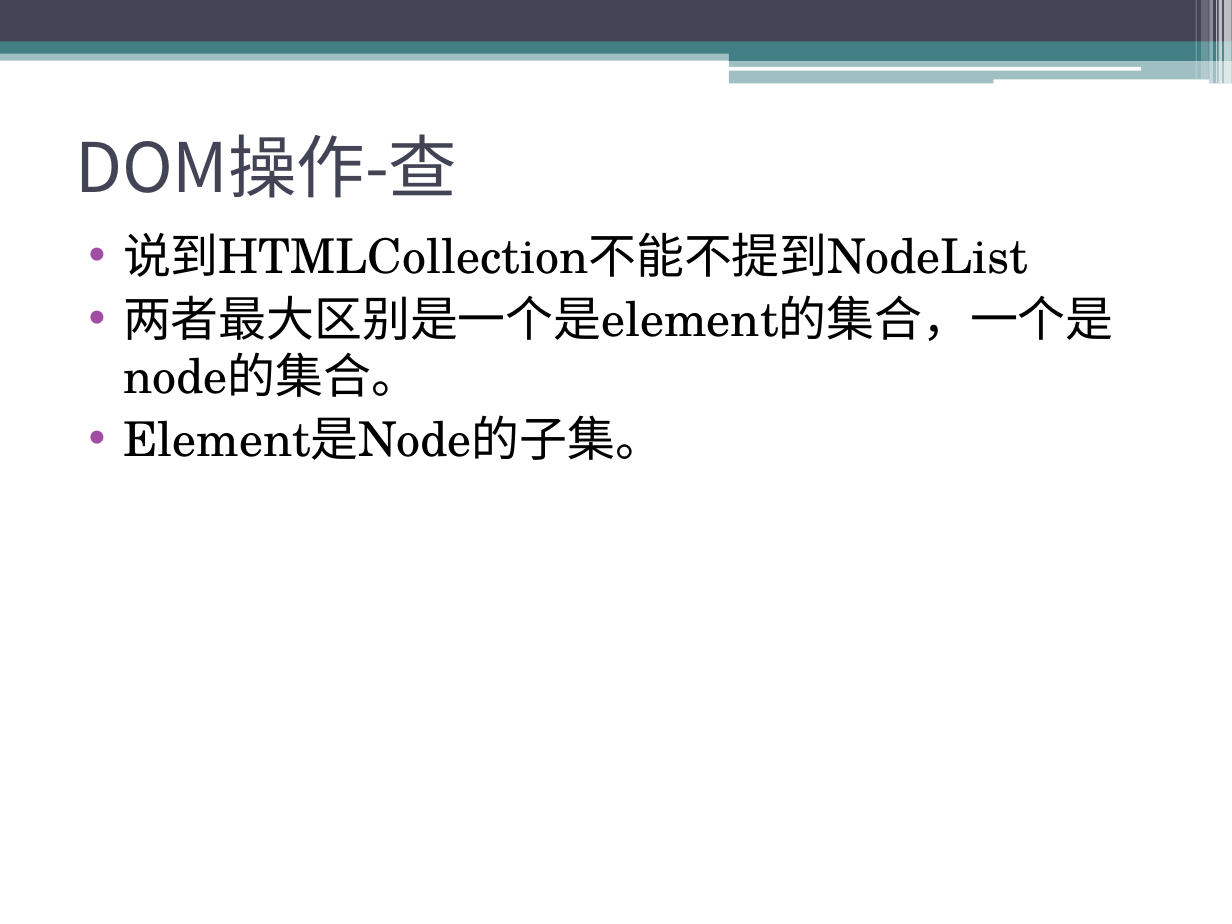
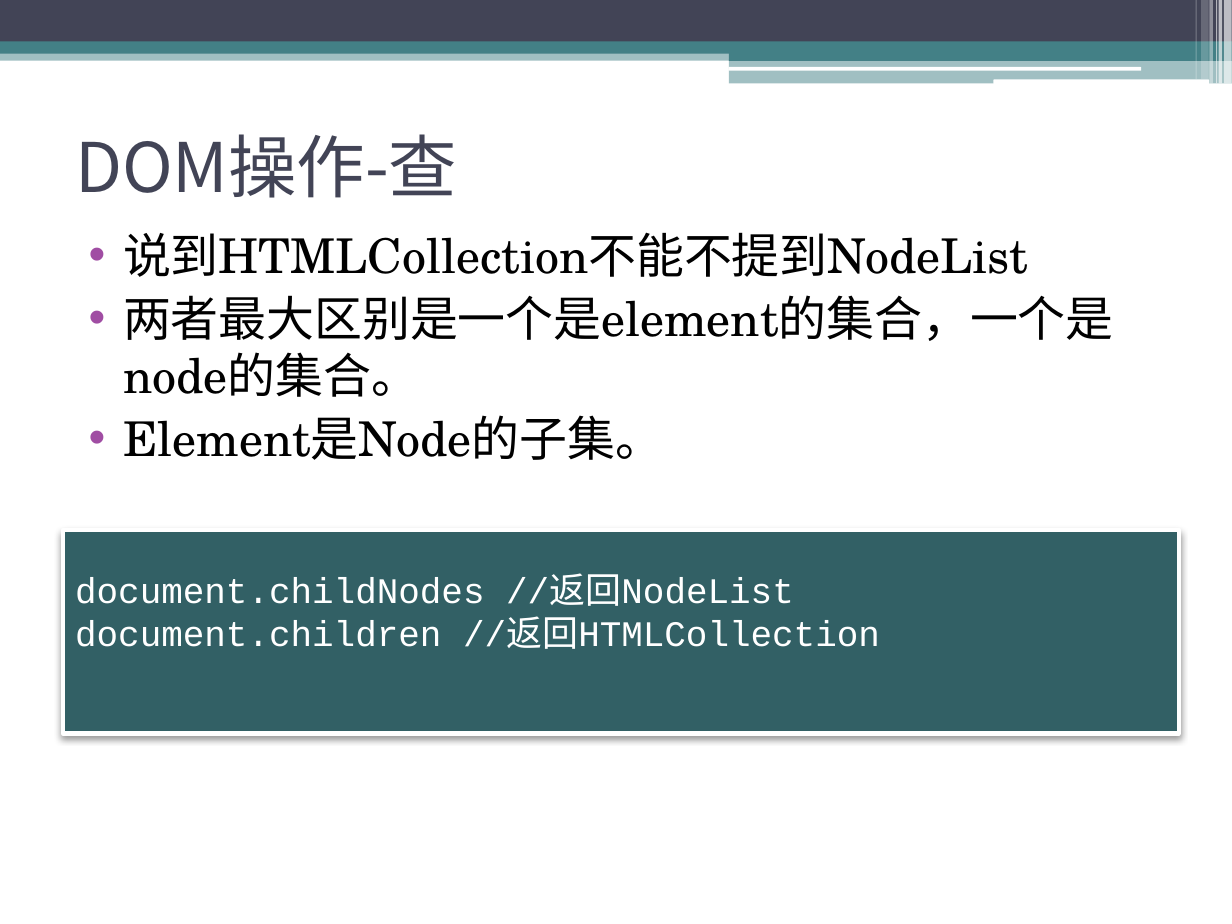
Before and after one commit to sophiazzw/Front_Library, a slide deck: slide 13 of manipulation.pptx (slide 12 before the commit). Drawn at 1232x924 pixels with LibreOffice and Linux fonts; fonts in the diff are those of the drawing. Boxes give left, top, right and bottom in pixels: in the first picture for what was removed or moved away, otherwise in the second. Text is boxed around its words. In the diff, an @@ line names an element or a change of style, - is before the commit and + after.

```diff
--- a/manipulation.pptx
+++ b/manipulation.pptx
@@ rectangle added at (63, 530, 1179, 733), fill #326065, outline #FFFFFF 2.5 pt, 21 pt, text #FFFFFF @@
+document.childNodes //返回NodeList
+document.children //返回HTMLCollection
```
Also in this commit, not shown: 2 other slides changed, 3 slides added, 2 other files.
